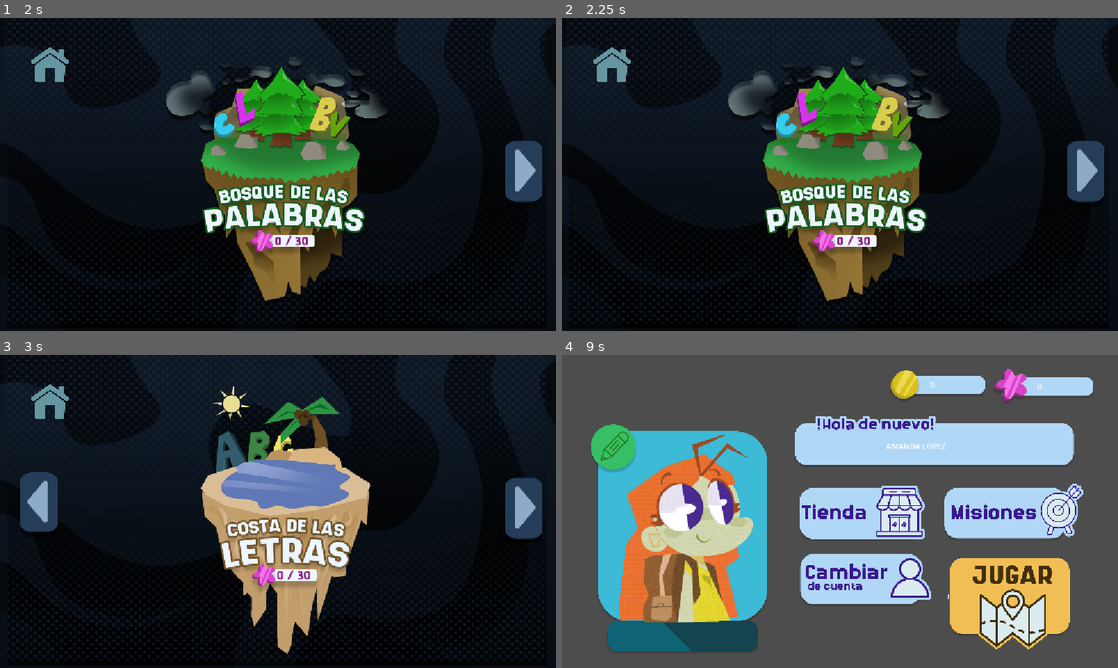
Above: before the commit, frames 1-4 (two rows, left to right).
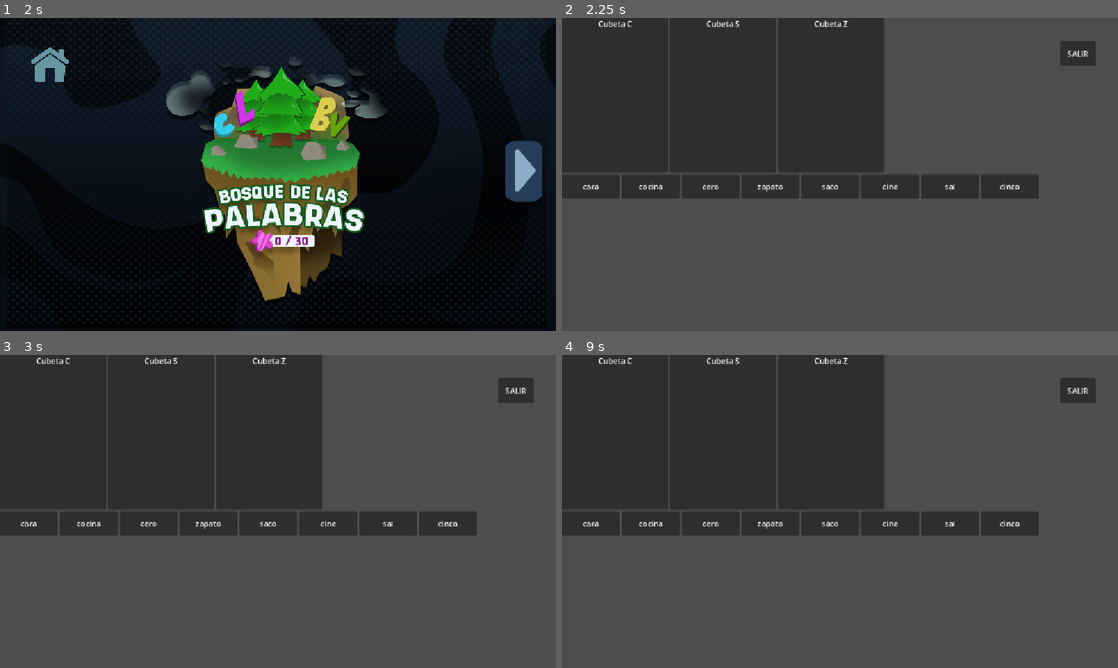
Above: after the commit, the same moments.

Repository: juancruz11-afk/Juego-Palabras
Game: Godot game, scene res://core/main_menu.tscn
Two runs of this game, one before a commit and one after it. Both use one fixed random seed, a clock stepped at 60 frames per second and the inputs below.
Inputs (mouse positions are in pixels of both pictures, inside the frame that each line leads up to):
- Up to frame 1 (2 s): click (283, 233) at 0.5 s; click (450, 268) at 1.25 s
- Up to frame 2 (2.25 s): click (840, 174) at 2 s
- Up to frame 3 (3 s): click (522, 508) at 2.77 s
- Up to frame 4 (9 s): click (600, 502) at 3.52 s; click (840, 511) at 4.27 s; click (1084, 508) at 5.02 s; click (600, 502) at 5.77 s; click (840, 511) at 6.52 s; click (1084, 508) at 7.27 s; click (600, 502) at 8.02 s; click (612, 401) at 8.77 s

Frame 1 is identical in both runs. In frame 2, 99% of the frame differs, in the area x 0-100%, y 0-100%; in frame 3, 100%; in frame 4, 65%.

Commit message:
mecanica de arrastrar y clasificar palabras para los 5 mundos

Diff:
--- /dev/null
+++ b/core/actividad_arrastrar.gd
@@ -0,0 +1,70 @@
+extends Control
+class_name ActividadArrastrar
+
+const ESCENA_TARJETA := preload("res://core/palabra_card.tscn")
+const ESCENA_CUBETA := preload("res://core/cubeta_zona.tscn")
+
+@export var banco_palabras: WordBank
+@export var palabras_por_ronda: int = 8
+
+@onready var zona_cubetas: HBoxContainer = $Diseno/ZonaCubetas
+@onready var zona_tarjetas: HFlowContainer = $Diseno/ZonaTarjetas
+
+var total_palabras: int = 0
+var aciertos: int = 0
+
+func _ready() -> void:
+	iniciar_actividad()
+
+func iniciar_actividad() -> void:
+	limpiar()
+	crear_cubetas()
+	repartir_tarjetas()
+
+func limpiar() -> void:
+	for hijo in zona_cubetas.get_children():
+		hijo.queue_free()
+	for hijo in zona_tarjetas.get_children():
+		hijo.queue_free()
+	aciertos = 0
+	total_palabras = 0
+
+func crear_cubetas() -> void:
+	for categoria in banco_palabras.categorias:
+		var cubeta := ESCENA_CUBETA.instantiate()
+		cubeta.etiqueta_categoria = categoria.etiqueta
+		cubeta.palabra_soltada.connect(_on_palabra_soltada)
+		zona_cubetas.add_child(cubeta)
+
+func repartir_tarjetas() -> void:
+	var todas: Array = []
+	for categoria in banco_palabras.categorias:
+		for palabra in categoria.palabras:
+			todas.append({"palabra": palabra, "categoria": categoria.etiqueta})
+
+	todas.shuffle()
+	var cantidad: int = min(palabras_por_ronda, todas.size())
+	total_palabras = cantidad
+
+	for i in range(cantidad):
+		var dato = todas[i]
+		var tarjeta := ESCENA_TARJETA.instantiate()
+		tarjeta.palabra = dato["palabra"]
+		tarjeta.categoria_correcta = dato["categoria"]
+		zona_tarjetas.add_child(tarjeta)
+
+func _on_palabra_soltada(es_correcta: bool, _tarjeta: PalabraCard) -> void:
+	if es_correcta:
+		aciertos += 1
+		if aciertos >= total_palabras:
+			completar_actividad()
+
+func completar_actividad() -> void:
+	if GameManager:
+		GameManager.add_coins(10)
+	print("Actividad completada")
+	await get_tree().create_timer(2.0).timeout
+	GameManager.goto_scene("res://core/seleccion_mundos.tscn")
+
+func _on_boton_regresar_pressed() -> void:
+	GameManager.goto_scene("res://core/seleccion_mundos.tscn")
--- /dev/null
+++ b/core/actividad_arrastrar.tscn
@@ -0,0 +1,36 @@
+[gd_scene format=3 uid="uid://d1jevhgr32fbk"]
+
+[ext_resource type="Script" uid="uid://cfrkqtx52sxpo" path="res://core/actividad_arrastrar.gd" id="1_t0xvb"]
+[ext_resource type="Resource" uid="uid://pf4aulibi42m" path="res://data/playa_letras_facil_bv.tres" id="2_hvt1h"]
+
+[node name="ActividadArrastrar" type="Control" unique_id=259137981]
+layout_mode = 3
+anchors_preset = 0
+offset_right = 1152.0
+offset_bottom = 648.0
+script = ExtResource("1_t0xvb")
+banco_palabras = ExtResource("2_hvt1h")
+
+[node name="Diseno" type="VBoxContainer" parent="." unique_id=2140022942]
+layout_mode = 1
+anchors_preset = 15
+anchor_right = 1.0
+anchor_bottom = 1.0
+grow_horizontal = 2
+grow_vertical = 2
+
+[node name="ZonaCubetas" type="HBoxContainer" parent="Diseno" unique_id=1614094437]
+layout_mode = 2
+
+[node name="ZonaTarjetas" type="HFlowContainer" parent="Diseno" unique_id=43853554]
+layout_mode = 2
+
+[node name="BotonRegresar" type="Button" parent="." unique_id=1050541948]
+layout_mode = 0
+offset_left = 1032.0
+offset_top = 48.0
+offset_right = 1106.0
+offset_bottom = 99.0
+text = "SALIR"
+
+[connection signal="pressed" from="BotonRegresar" to="." method="_on_boton_regresar_pressed"]
--- /dev/null
+++ b/core/cubeta_zona.gd
@@ -0,0 +1,29 @@
+extends Panel
+class_name CubetaZona
+
+signal palabra_soltada(es_correcta, tarjeta)
+
+@export var etiqueta_categoria: String = ""
+
+@onready var titulo: Label = $Diseno/Titulo
+@onready var contenedor: VBoxContainer = $Diseno/Contenedor
+
+func _ready() -> void:
+	titulo.text = etiqueta_categoria
+
+func _can_drop_data(_posicion: Vector2, datos: Variant) -> bool:
+	return typeof(datos) == TYPE_DICTIONARY and datos.has("categoria_correcta")
+
+func _drop_data(_posicion: Vector2, datos: Variant) -> void:
+	var tarjeta: PalabraCard = datos["origen"]
+	var es_correcta: bool = datos["categoria_correcta"] == etiqueta_categoria
+
+	if es_correcta:
+		tarjeta.get_parent().remove_child(tarjeta)
+		contenedor.add_child(tarjeta)
+		tarjeta.mouse_filter = Control.MOUSE_FILTER_IGNORE
+		tarjeta.mostrar_correcto()
+	else:
+		tarjeta.mostrar_incorrecto()
+
+	palabra_soltada.emit(es_correcta, tarjeta)
--- /dev/null
+++ b/core/cubeta_zona.tscn
@@ -0,0 +1,26 @@
+[gd_scene format=3 uid="uid://blkkqk587baxm"]
+
+[ext_resource type="Script" uid="uid://rya7pvqx5pbh" path="res://core/cubeta_zona.gd" id="1_6rr55"]
+
+[node name="CubetaZona" type="Panel" unique_id=1297920591]
+custom_minimum_size = Vector2(220, 320)
+offset_right = 220.0
+offset_bottom = 320.0
+script = ExtResource("1_6rr55")
+
+[node name="Diseno" type="VBoxContainer" parent="." unique_id=1523099915]
+custom_minimum_size = Vector2(220, 320)
+layout_mode = 1
+anchors_preset = 15
+anchor_right = 1.0
+anchor_bottom = 1.0
+grow_horizontal = 2
+grow_vertical = 2
+
+[node name="Titulo" type="Label" parent="Diseno" unique_id=1044293667]
+layout_mode = 2
+horizontal_alignment = 1
+
+[node name="Contenedor" type="VBoxContainer" parent="Diseno" unique_id=2038952245]
+layout_mode = 2
+size_flags_vertical = 3
--- /dev/null
+++ b/core/palabra_card.gd
@@ -0,0 +1,44 @@
+extends Panel
+class_name PalabraCard
+
+@export var palabra: String = ""
+@export var categoria_correcta: String = ""
+
+@onready var etiqueta: Label = $Etiqueta
+
+func _ready() -> void:
+	etiqueta.text = palabra
+
+func _get_drag_data(_at_position: Vector2) -> Variant:
+	var preview := Panel.new()
+	var preview_label := Label.new()
+	preview_label.text = palabra
+	preview.add_child(preview_label)
+	preview.custom_minimum_size = size
+	set_drag_preview(preview)
+
+	modulate.a = 0.4
+
+	return {
+		"origen": self,
+		"palabra": palabra,
+		"categoria_correcta": categoria_correcta
+	}
+
+func _notification(what: int) -> void:
+	if what == NOTIFICATION_DRAG_END:
+		modulate.a = 1.0
+
+func mostrar_correcto() -> void:
+	var tween := create_tween()
+	modulate = Color(0.6, 1.0, 0.6)
+	tween.tween_property(self, "modulate", Color.WHITE, 0.4)
+
+func mostrar_incorrecto() -> void:
+	var posicion_original := position
+	var tween := create_tween()
+	modulate = Color(1.0, 0.6, 0.6)
+	tween.tween_property(self, "position", posicion_original + Vector2(8, 0), 0.05)
+	tween.tween_property(self, "position", posicion_original - Vector2(8, 0), 0.05)
+	tween.tween_property(self, "position", posicion_original, 0.05)
+	tween.parallel().tween_property(self, "modulate", Color.WHITE, 0.3)
--- /dev/null
+++ b/core/palabra_card.tscn
@@ -0,0 +1,19 @@
+[gd_scene format=3 uid="uid://dxpmvwcm8hs53"]
+
+[ext_resource type="Script" uid="uid://b6x7cspernf0c" path="res://core/palabra_card.gd" id="1_qthdk"]
+
+[node name="PalabraCard" type="Panel" unique_id=967813496]
+custom_minimum_size = Vector2(120, 50)
+offset_right = 120.0
+offset_bottom = 50.0
+script = ExtResource("1_qthdk")
+
+[node name="Etiqueta" type="Label" parent="." unique_id=1953165565]
+layout_mode = 1
+anchors_preset = 15
+anchor_right = 1.0
+anchor_bottom = 1.0
+grow_horizontal = 2
+grow_vertical = 2
+horizontal_alignment = 1
+vertical_alignment = 1
--- a/core/seleccion_mundos.gd
+++ b/core/seleccion_mundos.gd
@@ -21,7 +21,19 @@
 		actualizar_mundo()
 
 func _on_m_bosque_pressed():
-	print("Mundo seleccionado: ", indice_actual + 1, " - pendiente de contenido")
+	match indice_actual:
+		0:
+			GameManager.goto_scene("res://worlds/bosque/actividad_bosque.tscn")
+		1:
+			GameManager.goto_scene("res://worlds/playa_letras/actividad_playa_letras.tscn")
+		2:
+			GameManager.goto_scene("res://worlds/desierto/actividad_desierto.tscn")
+		3:
+			GameManager.goto_scene("res://worlds/volcan/actividad_volcan.tscn")
+		4:
+			GameManager.goto_scene("res://worlds/universo/actividad_universo.tscn")
+		_:
+			print("Mundo seleccionado: ", indice_actual + 1, " - pendiente de contenido")
 
 func actualizar_mundo():
 	$MBosque.texture_normal = texturas_mundos[indice_actual]
--- /dev/null
+++ b/data/bosque_palabras.tres
@@ -0,0 +1,19 @@
+[gd_resource type="Resource" script_class="WorldData" format=3 uid="uid://bfjnxnpr5sw2r"]
+
+[ext_resource type="Script" uid="uid://dlttxgoacwjob" path="res://data/word_bank.gd" id="1_bloud"]
+[ext_resource type="Resource" uid="uid://cxn4qayn1ctx0" path="res://data/bosque_palabras_facil_csz.tres" id="2_2svf1"]
+[ext_resource type="Script" uid="uid://dl34b6x7y8yrq" path="res://core/world_data.gd" id="2_ii8ht"]
+
+[resource]
+script = ExtResource("2_ii8ht")
+id_mundo = "bosque_palabras"
+nombre_mundo = "Bosque de las Palabras"
+ubicacion = "Sierra de Juarez"
+nombre_personaje = "Buhito"
+texto_intro = "Hola! Soy Buhito, el buho sabio del bosque. La C, la S y la Z suenan parecido pero no se escriben igual. La Z casi siempre anda con las vocales A, O, U. La C casi siempre anda con las vocales E, I."
+trucos = Array[String](["La Z casi siempre anda con las vocales A, O, U (zapato, zorro)", "La C casi siempre anda con las vocales E, I (cielo, cine)"])
+bancos_palabras = Array[ExtResource("1_bloud")]([ExtResource("2_2svf1")])
+palabras_reto_final = Array[String](["consciencia", "ascenso", "cerezo", "exceso", "ansiedad", "cizana", "sinceridad", "escenario", "zozobra", "esclusa", "conciso", "seduccion", "cansancio", "ejercicio", "sensatez", "cosecha", "escoces", "silencio", "zarzuela", "sucesion"])
+monedas_recompensa = 50
+skin_recompensa = "Corona de ramas"
+metadata/_custom_type_script = "uid://dl34b6x7y8yrq"
--- /dev/null
+++ b/data/bosque_palabras_facil_csz.tres
@@ -0,0 +1,29 @@
+[gd_resource type="Resource" script_class="WordBank" format=3 uid="uid://cxn4qayn1ctx0"]
+
+[ext_resource type="Script" uid="uid://dvq8im8g5jexf" path="res://data/categoria_palabras.gd" id="1_l36l1"]
+[ext_resource type="Script" uid="uid://dlttxgoacwjob" path="res://data/word_bank.gd" id="2_driyj"]
+
+[sub_resource type="Resource" id="Resource_ii8ht"]
+script = ExtResource("1_l36l1")
+etiqueta = "Cubeta C"
+palabras = Array[String](["casa", "cielo", "cinco", "cine", "cero", "cara", "dulce ", "cepillo", "cocina"])
+metadata/_custom_type_script = "uid://dvq8im8g5jexf"
+
+[sub_resource type="Resource" id="Resource_2svf1"]
+script = ExtResource("1_l36l1")
+etiqueta = "Cubeta S"
+palabras = Array[String](["sol", "silla", "sopa", "sal", "saco", "sabado"])
+metadata/_custom_type_script = "uid://dvq8im8g5jexf"
+
+[sub_resource type="Resource" id="Resource_f42ss"]
+script = ExtResource("1_l36l1")
+etiqueta = "Cubeta Z"
+palabras = Array[String](["zapato", "zorro", "luz", "azul", "feliz"])
+metadata/_custom_type_script = "uid://dvq8im8g5jexf"
+
+[resource]
+script = ExtResource("2_driyj")
+grafia = "c / s / z"
+nivel = "facil"
+categorias = Array[ExtResource("1_l36l1")]([SubResource("Resource_ii8ht"), SubResource("Resource_2svf1"), SubResource("Resource_f42ss")])
+metadata/_custom_type_script = "uid://dlttxgoacwjob"
--- /dev/null
+++ b/data/categoria_palabras.gd
@@ -0,0 +1,5 @@
+extends Resource
+class_name CategoriaPalabras
+
+@export var etiqueta: String
+@export var palabras: Array[String] = []
--- /dev/null
+++ b/data/desierto_catavina.tres
@@ -0,0 +1,19 @@
+[gd_resource type="Resource" script_class="WorldData" format=3 uid="uid://dou81hcqjabrl"]
+
+[ext_resource type="Script" uid="uid://dlttxgoacwjob" path="res://data/word_bank.gd" id="1_46kub"]
+[ext_resource type="Resource" uid="uid://btnpqaqak8t2b" path="res://data/desierto_catavina_facil_lly.tres" id="2_5e6w0"]
+[ext_resource type="Script" uid="uid://dl34b6x7y8yrq" path="res://core/world_data.gd" id="2_atce2"]
+
+[resource]
+script = ExtResource("2_atce2")
+id_mundo = "desierto_catavina"
+nombre_mundo = "Desierto de Catavina"
+ubicacion = "Desierto de Catavina"
+nombre_personaje = "Lagartino"
+texto_intro = "Soy Lagartino, el explorador del desierto. Aqui en Catavina la LL y la Y suenan casi igual, por eso a veces nos confundimos. Te voy a compartir mis trucos secretos."
+trucos = Array[String](["Palabras como estrella y botella casi siempre se escriben con LL", "La Y se usa solita como palabra: y, hoy, muy. Tambien va al final de otras palabras: rey, ley"])
+bancos_palabras = Array[ExtResource("1_46kub")]([ExtResource("2_5e6w0")])
+palabras_reto_final = Array[String](["yacimiento", "atropello", "ensillar", "mayolica", "taller", "ayuno", "yeguada", "camello", "ardilla", "rayuela", "muralla", "bocadillo", "chiquillo", "embotellado", "cancilleria", "arrollar", "subyugar", "yuxtaposicion", "cuyo", "ensayista"])
+monedas_recompensa = 50
+skin_recompensa = "Explorador del desierto"
+metadata/_custom_type_script = "uid://dl34b6x7y8yrq"
--- /dev/null
+++ b/data/desierto_catavina_facil_lly.tres
@@ -0,0 +1,23 @@
+[gd_resource type="Resource" script_class="WordBank" format=3 uid="uid://btnpqaqak8t2b"]
+
+[ext_resource type="Script" uid="uid://dvq8im8g5jexf" path="res://data/categoria_palabras.gd" id="1_fkjlm"]
+[ext_resource type="Script" uid="uid://dlttxgoacwjob" path="res://data/word_bank.gd" id="2_sss51"]
+
+[sub_resource type="Resource" id="Resource_atce2"]
+script = ExtResource("1_fkjlm")
+etiqueta = "Cubeta LL"
+palabras = Array[String](["lluvia", "llave", "pollo", "gallina", "silla", "calle", "botella", "ella", "tortilla"])
+metadata/_custom_type_script = "uid://dvq8im8g5jexf"
+
+[sub_resource type="Resource" id="Resource_5e6w0"]
+script = ExtResource("1_fkjlm")
+etiqueta = "Cubeta Y"
+palabras = Array[String](["yo", "hoy", "muy", "rey", "ley", "playa ", "yema", "yeso", "ayuda", "mayo", "payaso"])
+metadata/_custom_type_script = "uid://dvq8im8g5jexf"
+
+[resource]
+script = ExtResource("2_sss51")
+grafia = "ll / y"
+nivel = "facil"
+categorias = Array[ExtResource("1_fkjlm")]([SubResource("Resource_atce2"), SubResource("Resource_5e6w0")])
+metadata/_custom_type_script = "uid://dlttxgoacwjob"
--- a/data/playa_letras.tres
+++ b/data/playa_letras.tres
@@ -1,14 +1,8 @@
 [gd_resource type="Resource" script_class="WorldData" format=3 uid="uid://cjp8jax55x88n"]
 
 [ext_resource type="Script" uid="uid://dlttxgoacwjob" path="res://data/word_bank.gd" id="1_5x0nj"]
+[ext_resource type="Resource" uid="uid://pf4aulibi42m" path="res://data/playa_letras_facil_bv.tres" id="2_6qf3p"]
 [ext_resource type="Script" uid="uid://dl34b6x7y8yrq" path="res://core/world_data.gd" id="2_xd8yd"]
-
-[sub_resource type="Resource" id="Resource_6qf3p"]
-script = ExtResource("1_5x0nj")
-grafia = "b / v"
-nivel = "facil"
-palabras = Array[String](["boca", "barco", "vaca", "ventana", "bebe"])
-metadata/_custom_type_script = "uid://dlttxgoacwjob"
 
 [resource]
 script = ExtResource("2_xd8yd")
@@ -18,7 +12,7 @@
 nombre_personaje = "Gaby"
 texto_intro = "Hola! Soy Gaby, la gaviota de la playa. Aqui en la playa hay dos letras que suenan igualitas y a veces se nos hacen bolas: la B y la V. Pero no te preocupes, yo te voy a ensenar unos trucos super faciles para saber cual usar:"
 trucos = Array[String](["1) Si antes va una M, despues casi siempre va B. Como en tambor y embudo.", "2) Si antes va una N, despues casi siempre va V. Como en invierno y convite.", "3) Las palabras que empiezan con VIVI, VICE o VILLA casi siempre se escriben con V."])
-bancos_palabras = Array[ExtResource("1_5x0nj")]([SubResource("Resource_6qf3p")])
+bancos_palabras = Array[ExtResource("1_5x0nj")]([ExtResource("2_6qf3p")])
 monedas_recompensa = 50
 skin_recompensa = "Pirata de la playa"
 metadata/_custom_type_script = "uid://dl34b6x7y8yrq"
--- /dev/null
+++ b/data/playa_letras_facil_bv.tres
@@ -0,0 +1,24 @@
+[gd_resource type="Resource" script_class="WordBank" format=3 uid="uid://pf4aulibi42m"]
+
+[ext_resource type="Script" uid="uid://dvq8im8g5jexf" path="res://data/categoria_palabras.gd" id="1_lyuga"]
+[ext_resource type="Script" uid="uid://dlttxgoacwjob" path="res://data/word_bank.gd" id="2_s4fvb"]
+
+[sub_resource type="Resource" id="Resource_ajtct"]
+script = ExtResource("1_lyuga")
+etiqueta = "Cubeta B"
+palabras = Array[String](["boca", "barco", "bebe", "banco", "bonito", "boton", "burro", "balon", "barba", "bandera", "subir"])
+metadata/_custom_type_script = "uid://dvq8im8g5jexf"
+
+[sub_resource type="Resource" id="Resource_vqpdq"]
+script = ExtResource("1_lyuga")
+etiqueta = "Cubeta V"
+palabras = Array[String](["vaca", "ventana", "vela", "viento", "vaso", "verde", "voz", "vino", "volar"])
+metadata/_custom_type_script = "uid://dvq8im8g5jexf"
+
+[resource]
+resource_name = "WordBank"
+script = ExtResource("2_s4fvb")
+grafia = "b / v"
+nivel = "facil"
+categorias = Array[ExtResource("1_lyuga")]([SubResource("Resource_ajtct"), SubResource("Resource_vqpdq")])
+metadata/_custom_type_script = "uid://dlttxgoacwjob"
--- /dev/null
+++ b/data/universo_final.tres
@@ -0,0 +1,18 @@
+[gd_resource type="Resource" script_class="WorldData" format=3 uid="uid://bt2cau7qq5s71"]
+
+[ext_resource type="Script" uid="uid://dlttxgoacwjob" path="res://data/word_bank.gd" id="1_nr8fd"]
+[ext_resource type="Script" uid="uid://dl34b6x7y8yrq" path="res://core/world_data.gd" id="2_ad8yi"]
+[ext_resource type="Resource" uid="uid://crvkle7pbc3i4" path="res://data/universo_final_facil_mix.tres" id="2_n8tpn"]
+
+[resource]
+script = ExtResource("2_ad8yi")
+id_mundo = "universo_final"
+nombre_mundo = "Universo Final"
+ubicacion = "Observatorio de San Pedro Martir"
+nombre_personaje = "Astro"
+texto_intro = "Soy Astro, el astronauta explorador. Ya aprendiste un monton de trucos increibles en los otros mundos. Ahora vamos a juntar todas las estrellas de letras que ganaste y ponerlas a prueba juntas, aqui arriba en el cielo."
+bancos_palabras = Array[ExtResource("1_nr8fd")]([ExtResource("2_n8tpn")])
+palabras_reto_final = Array[String](["bienvenida", "ansiedad", "atropello", "extranjero", "herbivoro", "cizana", "ensayo", "gimnasio", "subversivo", "escenario", "camello", "aprendizaje", "invertir", "seduccion", "taller", "conyuge", "obvio", "sinceridad", "yeguada", "protagonista"])
+monedas_recompensa = 100
+skin_recompensa = "Astronauta Ortografico"
+metadata/_custom_type_script = "uid://dl34b6x7y8yrq"
--- /dev/null
+++ b/data/universo_final_facil_mix.tres
@@ -0,0 +1,35 @@
+[gd_resource type="Resource" script_class="WordBank" format=3 uid="uid://crvkle7pbc3i4"]
+
+[ext_resource type="Script" uid="uid://dvq8im8g5jexf" path="res://data/categoria_palabras.gd" id="1_bpknw"]
+[ext_resource type="Script" uid="uid://dlttxgoacwjob" path="res://data/word_bank.gd" id="2_urci4"]
+
+[sub_resource type="Resource" id="Resource_3ki0x"]
+script = ExtResource("1_bpknw")
+etiqueta = "B / V"
+palabras = Array[String](["boca", "vaca", "ventana", "bonito", "vaso"])
+metadata/_custom_type_script = "uid://dvq8im8g5jexf"
+
+[sub_resource type="Resource" id="Resource_wsded"]
+script = ExtResource("1_bpknw")
+etiqueta = "C / S / Z"
+palabras = Array[String](["casa", "sol", "zapato", "cielo", "luz"])
+metadata/_custom_type_script = "uid://dvq8im8g5jexf"
+
+[sub_resource type="Resource" id="Resource_31ihl"]
+script = ExtResource("1_bpknw")
+etiqueta = "G / J"
+palabras = Array[String](["jugo", "gato", "jirafa", "gente", "juego"])
+metadata/_custom_type_script = "uid://dvq8im8g5jexf"
+
+[sub_resource type="Resource" id="Resource_n43nn"]
+script = ExtResource("1_bpknw")
+etiqueta = "LL / Y"
+palabras = Array[String](["lluvia", "llave ", "hoy", "yo", "playa"])
+metadata/_custom_type_script = "uid://dvq8im8g5jexf"
+
+[resource]
+script = ExtResource("2_urci4")
+grafia = "repaso general"
+nivel = "facil"
+categorias = Array[ExtResource("1_bpknw")]([SubResource("Resource_3ki0x"), SubResource("Resource_wsded"), SubResource("Resource_31ihl"), SubResource("Resource_n43nn")])
+metadata/_custom_type_script = "uid://dlttxgoacwjob"
--- /dev/null
+++ b/data/volcan_retos.tres
@@ -0,0 +1,19 @@
+[gd_resource type="Resource" script_class="WorldData" format=3 uid="uid://cspacop2xi2j3"]
+
+[ext_resource type="Script" uid="uid://dlttxgoacwjob" path="res://data/word_bank.gd" id="1_t48i6"]
+[ext_resource type="Script" uid="uid://dl34b6x7y8yrq" path="res://core/world_data.gd" id="2_edssp"]
+[ext_resource type="Resource" uid="uid://biow5in7uysaq" path="res://data/volcan_retos_facil_gj.tres" id="2_hh7rb"]
+
+[resource]
+script = ExtResource("2_edssp")
+id_mundo = "volcan_retos"
+nombre_mundo = "Volcan de Retos"
+ubicacion = "San Quintin"
+nombre_personaje = "Erupto"
+texto_intro = "Hola! Soy Erupto, el volcan grunon. La G y la J a veces suenan parecido, pero aqui van mis trucos: los verbos que terminan en GER o GIR casi siempre llevan G, como proteger y elegir. Las palabras que terminan en AJE casi siempre llevan J, como mensaje y viaje."
+trucos = Array[String](["Los verbos que terminan en -GER o -GIR casi siempre se escriben con G (proteger, elegir)", "Las palabras que terminan en -AJE casi siempre se escriben con J (mensaje, viaje)"])
+bancos_palabras = Array[ExtResource("1_t48i6")]([ExtResource("2_hh7rb")])
+palabras_reto_final = Array[String](["extranjero", "gimnasio", "conyuge", "agente", "berenjena", "jerarquia", "garaje", "jengibre", "sumergir", "homenaje", "corregir", "cirujano", "ingeniero", "aprendizaje", "refugio", "tejido", "gitano", "mensaje", "urgencia", "protagonista"])
+monedas_recompensa = 50
+skin_recompensa = "Guardian del volcan"
+metadata/_custom_type_script = "uid://dl34b6x7y8yrq"
--- /dev/null
+++ b/data/volcan_retos_facil_gj.tres
@@ -0,0 +1,23 @@
+[gd_resource type="Resource" script_class="WordBank" format=3 uid="uid://biow5in7uysaq"]
+
+[ext_resource type="Script" uid="uid://dvq8im8g5jexf" path="res://data/categoria_palabras.gd" id="1_lfbmb"]
+[ext_resource type="Script" uid="uid://dlttxgoacwjob" path="res://data/word_bank.gd" id="2_jewu0"]
+
+[sub_resource type="Resource" id="Resource_edssp"]
+script = ExtResource("1_lfbmb")
+etiqueta = "Cubeta G"
+palabras = Array[String](["gato", "gente", "ligero", "girasol", "gemelo", "gigante", "geranio", "general"])
+metadata/_custom_type_script = "uid://dvq8im8g5jexf"
+
+[sub_resource type="Resource" id="Resource_hh7rb"]
+script = ExtResource("1_lfbmb")
+etiqueta = "Cubeta J"
+palabras = Array[String](["jugo", "jirafa", "jamon", "jabon", "jarra", "juego", "jaula", "jugar", "joven", "jefe", "jardin", "juguete"])
+metadata/_custom_type_script = "uid://dvq8im8g5jexf"
+
+[resource]
+script = ExtResource("2_jewu0")
+grafia = "g / j"
+nivel = "facil"
+categorias = Array[ExtResource("1_lfbmb")]([SubResource("Resource_edssp"), SubResource("Resource_hh7rb")])
+metadata/_custom_type_script = "uid://dlttxgoacwjob"
--- a/data/word_bank.gd
+++ b/data/word_bank.gd
@@ -3,4 +3,4 @@
 
 @export var grafia: String
 @export var nivel: String
-@export var palabras: Array[String] = []
+@export var categorias: Array[CategoriaPalabras] = []
--- /dev/null
+++ b/worlds/bosque/actividad_bosque.tscn
@@ -0,0 +1,7 @@
+[gd_scene format=3 uid="uid://c632cx7oovql5"]
+
+[ext_resource type="PackedScene" uid="uid://d1jevhgr32fbk" path="res://core/actividad_arrastrar.tscn" id="1_k8hbk"]
+[ext_resource type="Resource" uid="uid://cxn4qayn1ctx0" path="res://data/bosque_palabras_facil_csz.tres" id="2_uh1cc"]
+
+[node name="ActividadArrastrar" unique_id=259137981 instance=ExtResource("1_k8hbk")]
+banco_palabras = ExtResource("2_uh1cc")
--- /dev/null
+++ b/worlds/desierto/actividad_desierto.tscn
@@ -0,0 +1,7 @@
+[gd_scene format=3 uid="uid://dc6q841v4tpwg"]
+
+[ext_resource type="PackedScene" uid="uid://d1jevhgr32fbk" path="res://core/actividad_arrastrar.tscn" id="1_pcnqk"]
+[ext_resource type="Resource" uid="uid://btnpqaqak8t2b" path="res://data/desierto_catavina_facil_lly.tres" id="2_u4jj2"]
+
+[node name="ActividadArrastrar" unique_id=259137981 instance=ExtResource("1_pcnqk")]
+banco_palabras = ExtResource("2_u4jj2")
--- /dev/null
+++ b/worlds/playa_letras/actividad_playa_letras.tscn
@@ -0,0 +1,5 @@
+[gd_scene format=3 uid="uid://b8qwkq15ot1r1"]
+
+[ext_resource type="PackedScene" uid="uid://d1jevhgr32fbk" path="res://core/actividad_arrastrar.tscn" id="1_0ac8c"]
+
+[node name="ActividadArrastrar" unique_id=259137981 instance=ExtResource("1_0ac8c")]
--- /dev/null
+++ b/worlds/universo/actividad_universo.tscn
@@ -0,0 +1,7 @@
+[gd_scene format=3 uid="uid://csrvccs725n77"]
+
+[ext_resource type="PackedScene" uid="uid://d1jevhgr32fbk" path="res://core/actividad_arrastrar.tscn" id="1_5jxxk"]
+[ext_resource type="Resource" uid="uid://crvkle7pbc3i4" path="res://data/universo_final_facil_mix.tres" id="2_gmti5"]
+
+[node name="ActividadArrastrar" unique_id=259137981 instance=ExtResource("1_5jxxk")]
+banco_palabras = ExtResource("2_gmti5")
--- /dev/null
+++ b/worlds/volcan/actividad_volcan.tscn
@@ -0,0 +1,7 @@
+[gd_scene format=3 uid="uid://ciggvtb1a6yoh"]
+
+[ext_resource type="PackedScene" uid="uid://d1jevhgr32fbk" path="res://core/actividad_arrastrar.tscn" id="1_qmli1"]
+[ext_resource type="Resource" uid="uid://biow5in7uysaq" path="res://data/volcan_retos_facil_gj.tres" id="2_jtq2q"]
+
+[node name="ActividadArrastrar" unique_id=259137981 instance=ExtResource("1_qmli1")]
+banco_palabras = ExtResource("2_jtq2q")
Not shown, added: core/actividad_arrastrar.gd.uid
Not shown, added: core/cubeta_zona.gd.uid
Not shown, added: core/palabra_card.gd.uid
Not shown, added: data/categoria_palabras.gd.uid
